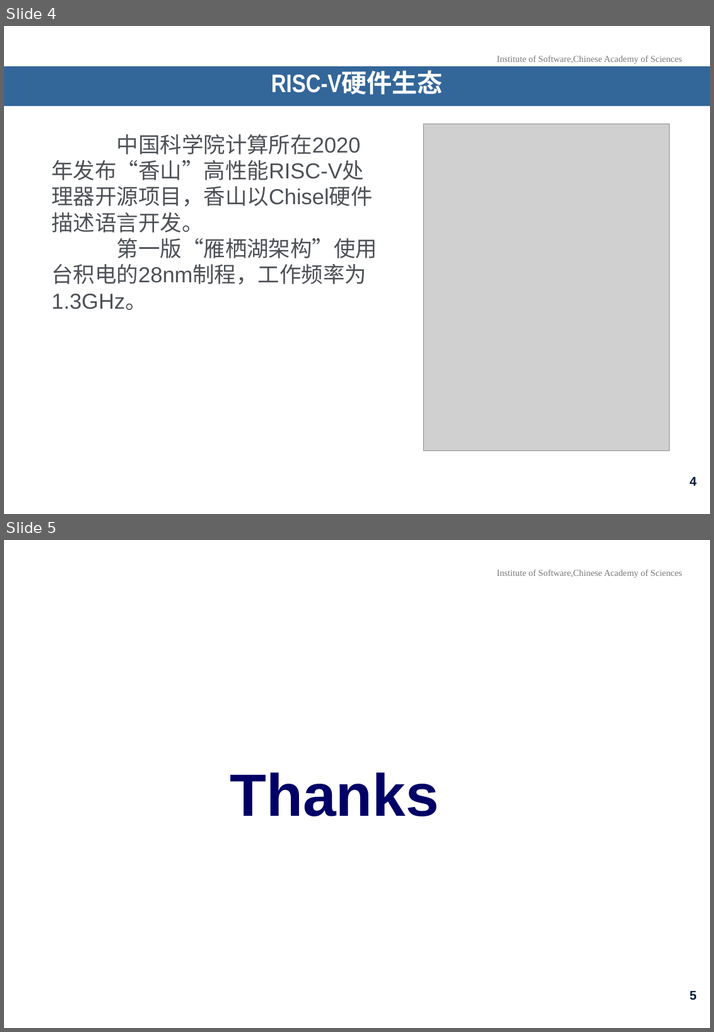
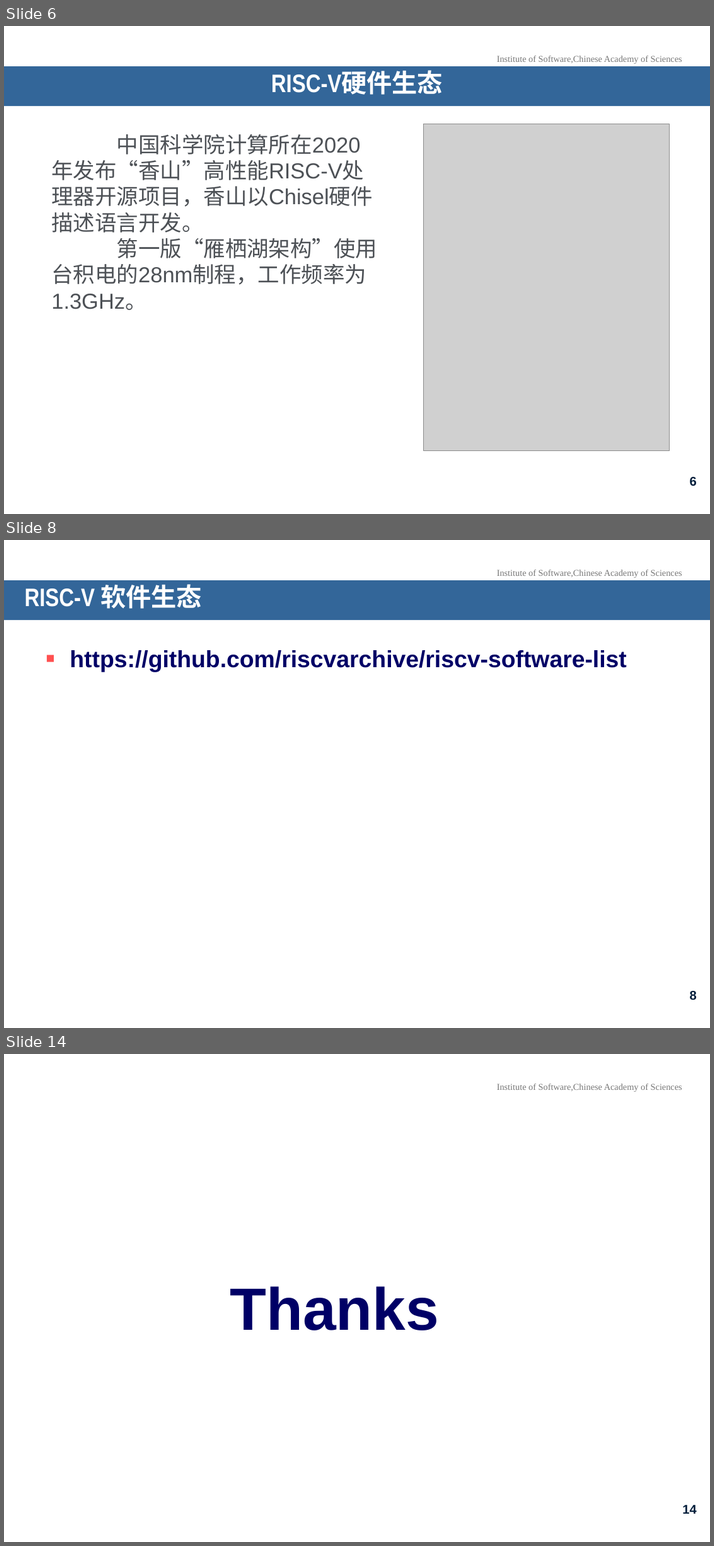
Before and after one commit to KiritakeKumi/OpenEuler-Application-For-RISC-V-Programming, a slide deck: Files/Chapter1/Class2/第一章_第二讲_RISC-V软硬件生态.pptx. Shown one above the other, each under a label of ours: slides 4 and 5 before the commit, slides 6, 8 and 14 after it; the slides between them are not shown. The pictures are 714x1032 and 714x1546 pixels, drawn with LibreOffice and Linux fonts; fonts in the diff are those of the drawing; grey boxes stand for pictures; background and template pictures are left out. Boxes give left, top, right and bottom in pixels: in the first picture for what was removed or moved away, otherwise in the second. Text is boxed around its words. In the diff, an @@ line names an element or a change of style, - is before the commit and + after.

```diff
--- a/Files/Chapter1/Class2/第一章_第二讲_RISC-V软硬件生态.pptx
+++ b/Files/Chapter1/Class2/第一章_第二讲_RISC-V软硬件生态.pptx
@@ slide 8 added at [4,540,710,1028], background picture (left out); not listed: 1 template element that a slide beside it also shows @@
@@ title added at [4,580,710,620], fill #336699, 28 pt, text #FFFFFF, bold @@
+RISC-V 软件生态
@@ text added at [70,650,626,672], 26 pt, text #000066, bold @@
+▪ https://github.com/riscvarchive/riscv-software-list
@@ page number added at [689,991,696,1000], 14 pt, text #001D3A, bold @@
+8
@@ what was slide 4 is now slide 6 @@
@@ page number at [689,477,696,486]: text changed @@
-4
+6
@@ what was slide 5 is now slide 14 @@
@@ page number at [682,1505,696,1514]: text changed @@
-5
+14
```
Also in this commit, not shown: 1 slide changed, 8 other slides added.
